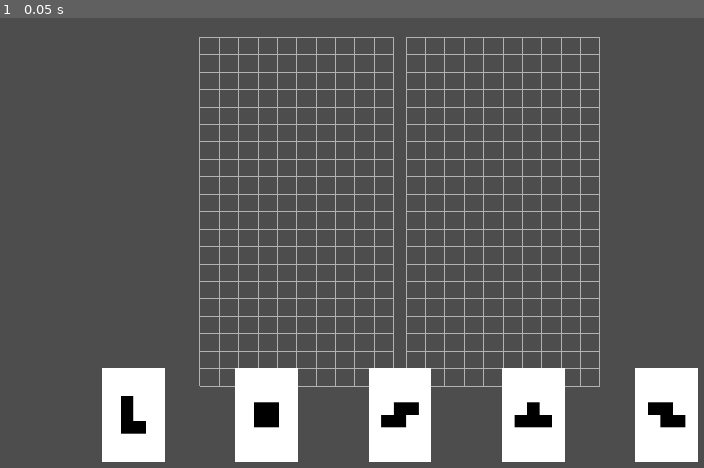
Above: before the commit, frame 1.
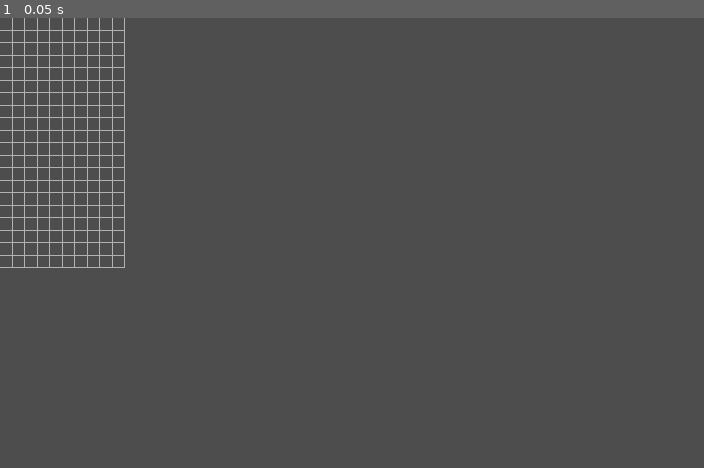
Above: after the commit, the same moment.

Repository: dBinet/SquirrelAttack
Game: Godot game, scene res://scenes/Main.tscn
Same seed, same stepped clock (60 frames per second), same inputs: the game is played once before the commit and once after it.
Inputs:
- Up to frame 1 (0.05 s): no input

The runs differ from the first frame. In frame 1, 15% of the frame differs, in the area x 0-100%, y 0-99%.
Error after the commit: Parse Error: Expected expression after "/" operator. (res://scripts/Main.gd:70)

Commit message:
Adjust grid scale to avoid overlap with cards

Diff:
--- a/scripts/Main.gd
+++ b/scripts/Main.gd
@@ -66,7 +66,9 @@
 func _update_scale():
     var viewport_size := _previous_viewport_size
     var horiz := (viewport_size.x - GRID_MARGIN) / (Grid.COLS * 2)
-    var vert := (viewport_size.y - GRID_VERTICAL_OFFSET * 2) / Grid.ROWS
+    var base_ratio := Card.BASE_CARD_HEIGHT / Card.BASE_BLOCK_SIZE
+    var vert := (viewport_size.y - GRID_VERTICAL_OFFSET * 2 - BOTTOM_MARGIN) /
+            (Grid.ROWS * GRID_VERTICAL_SCALE + base_ratio)
     var new_size: int = int(floor(min(horiz, vert)))
     if new_size <= 0:
         new_size = 1
